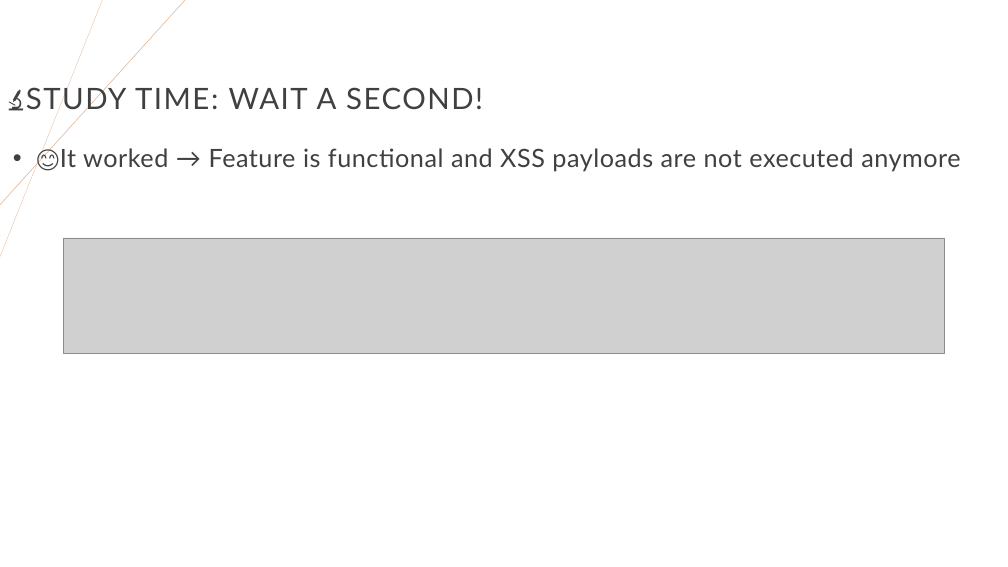
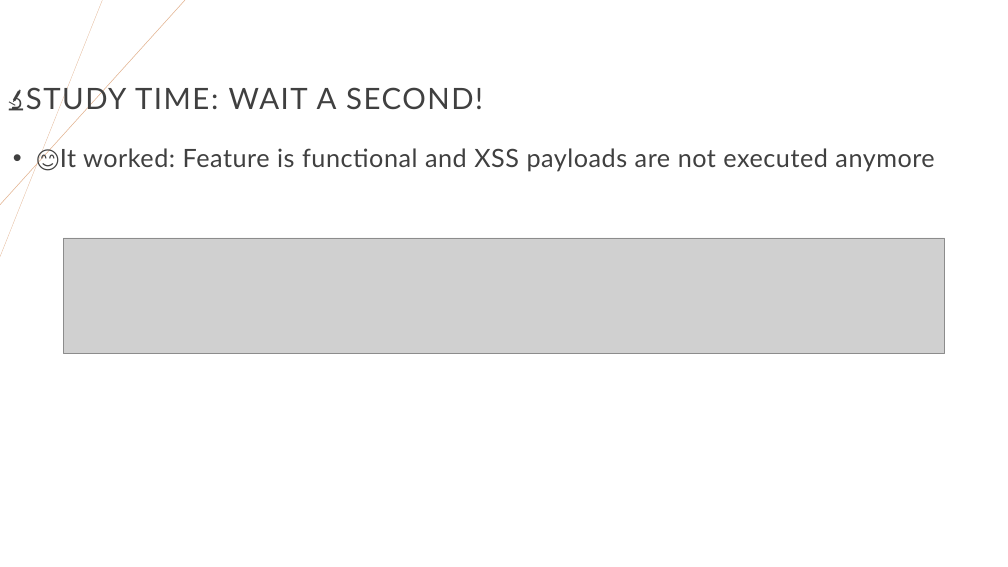
Before and after one commit to righettod/voxxeddays-lux-2024, a slide deck: slide 44 of presentation.pptx (slide 43 before the commit). Drawn at 1008x567 pixels with LibreOffice and Linux fonts; fonts in the diff are those of the drawing; grey boxes stand for pictures. Boxes give left, top, right and bottom in pixels: in the first picture for what was removed or moved away, otherwise in the second. Text is boxed around its words. In the diff, an @@ line names an element or a change of style, - is before the commit and + after.

```diff
--- a/presentation.pptx
+++ b/presentation.pptx
@@ text at <box>60,148,934,172</box>: text changed @@
-• 😊It worked → Feature is functional and XSS payloads are not executed anymore
+• 😊It worked: Feature is functional and XSS payloads are not executed anymore
```
Also in this commit, not shown: 19 other slides changed, 1 slide added.
